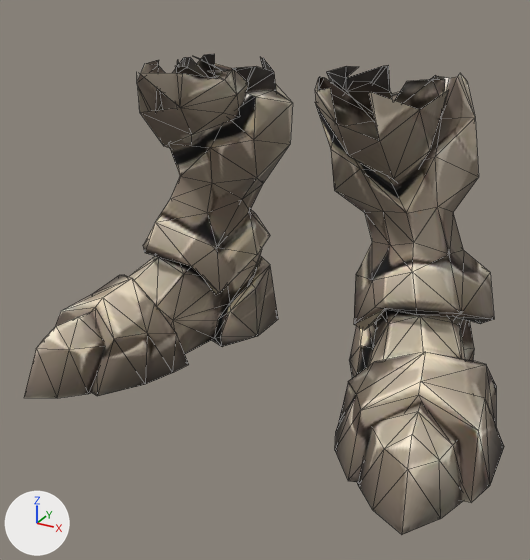
The glTF model public/models/outfits/crag_greaves.glb: old version first, new version second.
The view is the same before and after, from a 50 mm lens placed at (0.34, -0.698, 0.434), pointed at (-0.005, -0.071, 0.121). Lighting does not change. The marker at lower left points along +X, +Y and +Z. The picture after the commit comes second. Mesh edges are drawn as thin lines. Where no turn or scale is listed for an object, it has been applied to the vertices. Vertices at exactly the same position are counted once.

Names of what the first picture shows: 'crag_boots'.
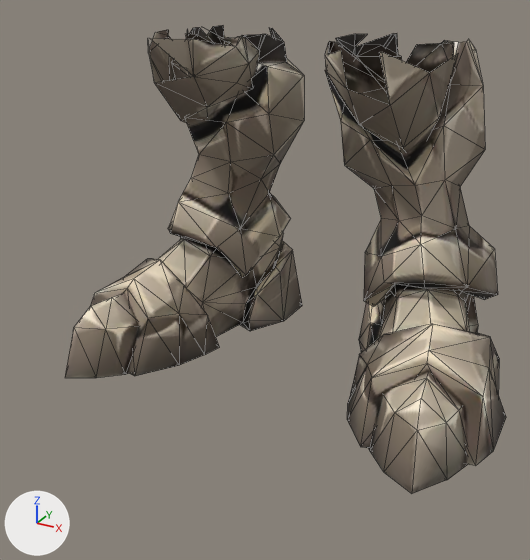
Pixel boxes (x1, y1, x2, y2) of what changed, in the pictures (530 x 560 px; the box of a moved part takes in the faces that stretch with it):
'crag_boots', reshaped (8% narrower)
    before: (24, 54, 504, 535)
    after: (65, 25, 506, 494)
part 1 of me_crag_boots, moved or reshaped
    before: (143, 56, 293, 295)
    after: (168, 28, 304, 277)
part 2 of me_crag_boots, moved or reshaped
    before: (315, 73, 494, 330)
    after: (325, 39, 498, 307)
part 3 of me_crag_boots, moved or reshaped
    before: (137, 54, 449, 182)
    after: (148, 25, 458, 152)
part 4 of me_crag_boots, moved or reshaped
    before: (335, 309, 504, 535)
    after: (347, 284, 506, 494)
part 5 of me_crag_boots, moved or reshaped
    before: (24, 248, 278, 398)
    after: (65, 232, 302, 378)

Patch to the scene script:
```diff
--- a/public/models/outfits/crag_greaves.glb.py
+++ b/public/models/outfits/crag_greaves.glb.py
@@ me_crag_boots @@
 # used by ob_crag_boots; location = (0.0, 0.0, 0.0)
-me_crag_boots.from_pydata(...)  # 440 vertices, 743 faces; spans x -0.26..0.261, y -0.232..0.104, z 0.0..0.333
+me_crag_boots.from_pydata(...)  # 440 vertices, 743 faces; spans x -0.251..0.252, y -0.18..0.156, z 0.0..0.363
+# me_crag_boots part 1: the loose piece of 68 vertices spanning x -0.219..-0.025, y -0.073..0.101, z 0.066..0.333 is multiplied about its middle by the matrix ((1.0, 0.0, -0.03), (0.0, 1.0, -0.105), (0.0, 0.0, 1.089)), then moved by (0.004, 0.034, 0.018)
+# me_crag_boots part 2: the loose piece of 70 vertices spanning x 0.026..0.218, y -0.072..0.1, z 0.067..0.333 is multiplied about its middle by the matrix ((1.0, 0.0, 0.03), (0.0, 1.0, -0.105), (0.0, 0.0, 1.089)), then moved by (-0.004, 0.034, 0.018)
+# me_crag_boots part 3: 103 of 440 vertices moved; they spanned x -0.161..0.16, y -0.119..0.064, z 0.226..0.333 and now span x -0.16..0.16, y -0.099..0.088, z 0.246..0.363; mean shift (0.0, 0.022, 0.028); largest move (0.125, -0.022, 0.226) -> (0.122, 0.01, 0.246)
+# me_crag_boots part 4: 100 of 440 vertices moved; they spanned x 0.06..0.261, y -0.232..0.103, z 0.0..0.139 and now span x 0.051..0.252, y -0.18..0.156, z 0.0..0.152; mean shift (-0.008, 0.049, 0.004); largest move (0.203, 0.017, 0.014) -> (0.193, 0.07, 0.015)
+# me_crag_boots part 5: 99 of 440 vertices moved; they spanned x -0.26..-0.061, y -0.232..0.104, z 0.0..0.139 and now span x -0.251..-0.052, y -0.18..0.155, z 0.0..0.151; mean shift (0.008, 0.049, 0.004); largest move (-0.203, 0.018, 0.014) -> (-0.193, 0.071, 0.016)
 me_crag_boots.materials.append(mat_garment)
```
